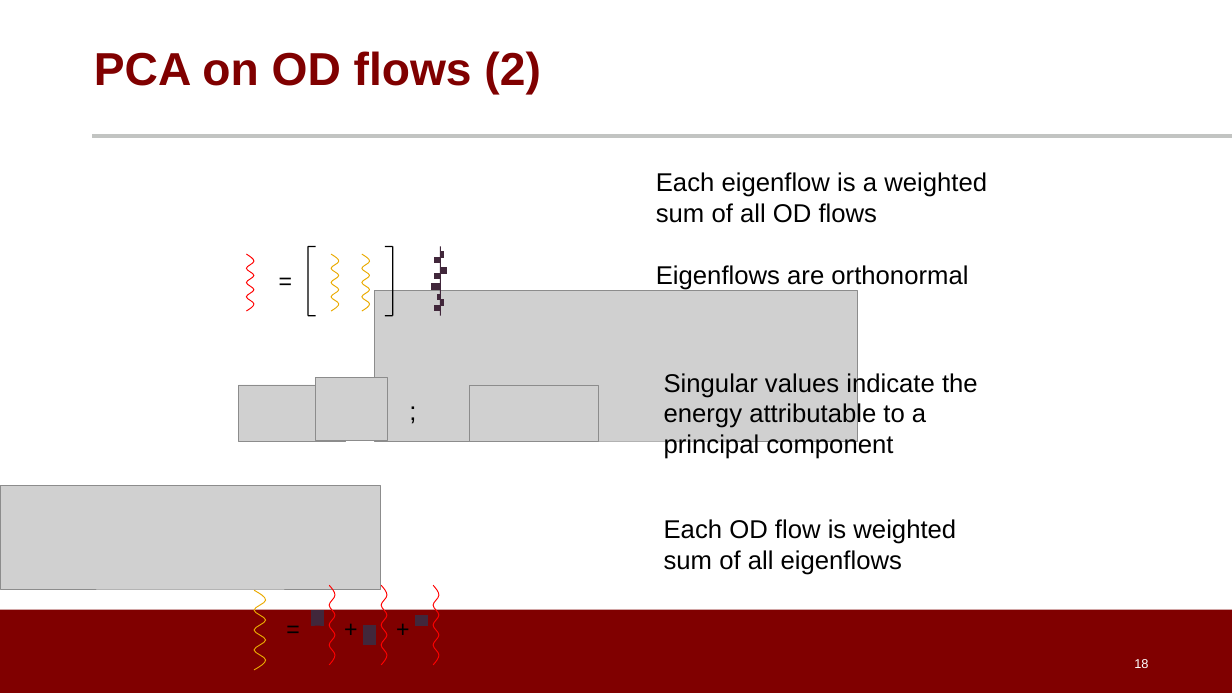
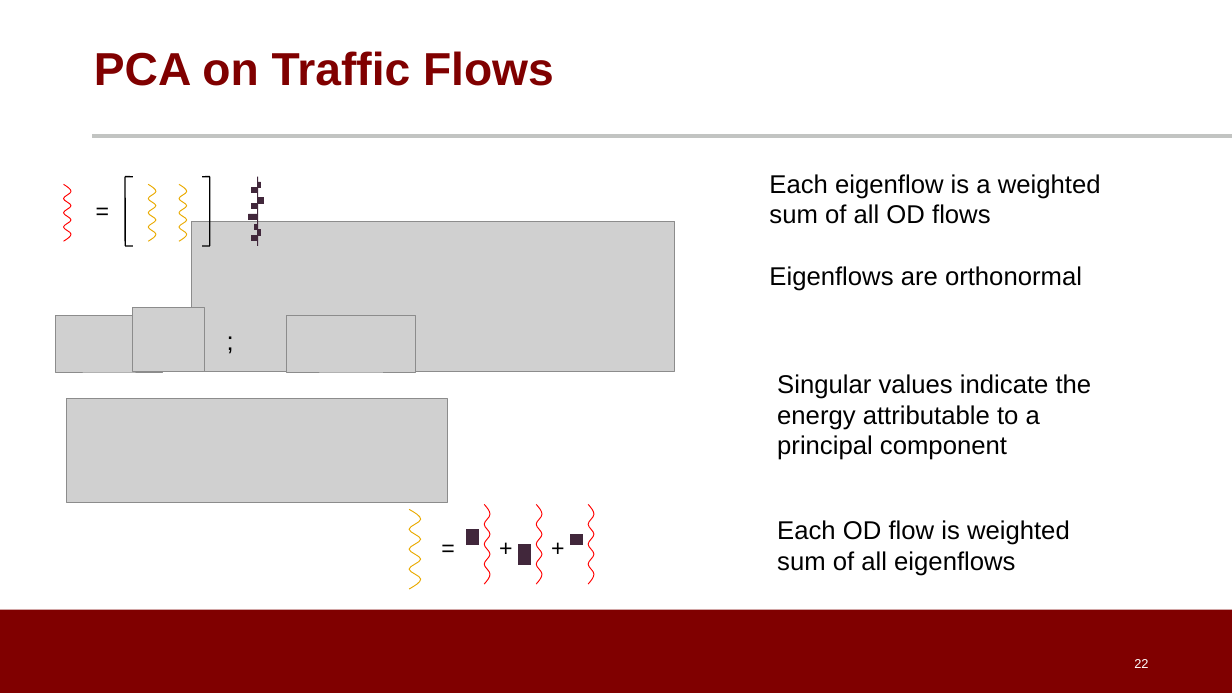
Before and after one commit to noise-lab/ML-Cybersecurity, a slide deck: slide 22 of module-3/ppt/3.4-Unsupervised Learning.pptx (slide 18 before the commit). Drawn at 1232x693 pixels with LibreOffice and Linux fonts; fonts in the diff are those of the drawing; grey boxes stand for pictures; background and template pictures are left out. Boxes give left, top, right and bottom in pixels: in the first picture for what was removed or moved away, otherwise in the second. Text is boxed around its words. In the diff, an @@ line names an element or a change of style, - is before the commit and + after.

```diff
--- a/module-3/ppt/3.4-Unsupervised Learning.pptx
+++ b/module-3/ppt/3.4-Unsupervised Learning.pptx
@@ title at bbox=[94, 51, 554, 86]: text changed @@
-PCA on OD flows (2)
+PCA on Traffic Flows
@@ 5 rectangles: place and size @@
-5 rectangles at bbox=[434, 252, 443, 311]
+5 rectangles at bbox=[252, 182, 261, 241]
@@ 7 lines, 4 pictures, 3 rectangles, 3 freeform shapes, 2 texts: place and size @@
-7 lines, 4 pictures, 3 rectangles, 3 freeform shapes, 2 texts at bbox=[238, 247, 859, 442]
+7 lines, 4 pictures, 3 rectangles, 3 freeform shapes, 2 texts at bbox=[55, 177, 676, 372]
@@ 3 texts: place and size @@
-3 texts at bbox=[656, 172, 987, 575]
+3 texts at bbox=[769, 174, 1101, 576]
@@ picture: place and size @@
-picture at bbox=[0, 485, 380, 589]
+picture at bbox=[67, 398, 446, 502]
@@ 4 freeform shapes, 3 rectangles, 3 texts: place and size @@
-4 freeform shapes, 3 rectangles, 3 texts at bbox=[254, 585, 439, 670]
+4 freeform shapes, 3 rectangles, 3 texts at bbox=[409, 505, 594, 589]
@@ page number at bbox=[1134, 659, 1148, 668]: text changed @@
-18
+22
```
Also in this commit, not shown: 12 other slides changed, 6 slides added, 2 slides removed, 1 other file.
